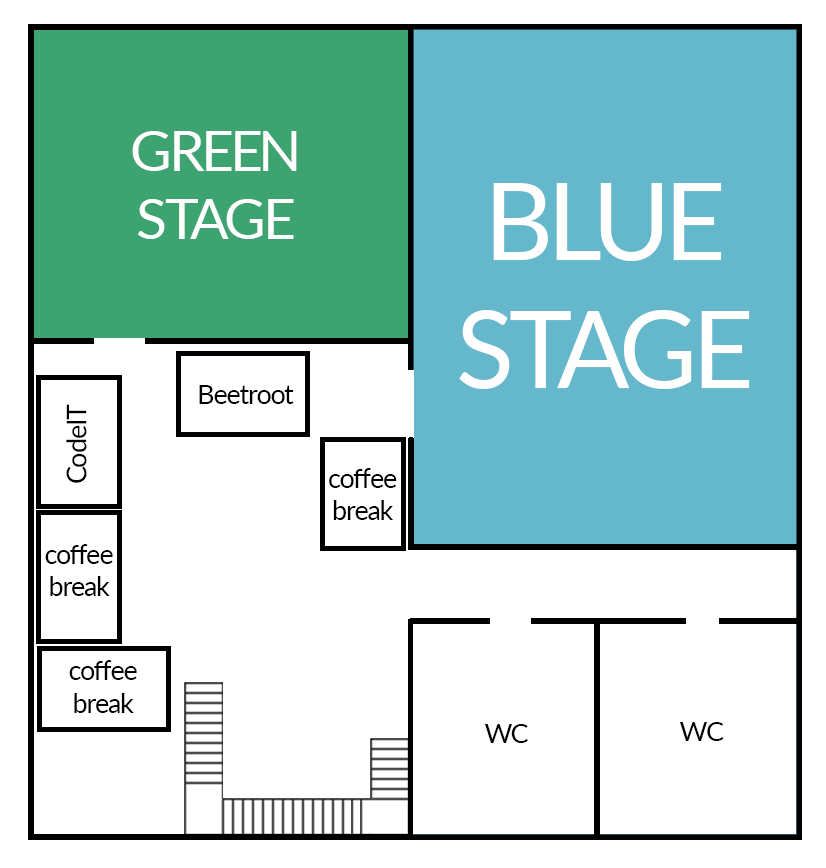
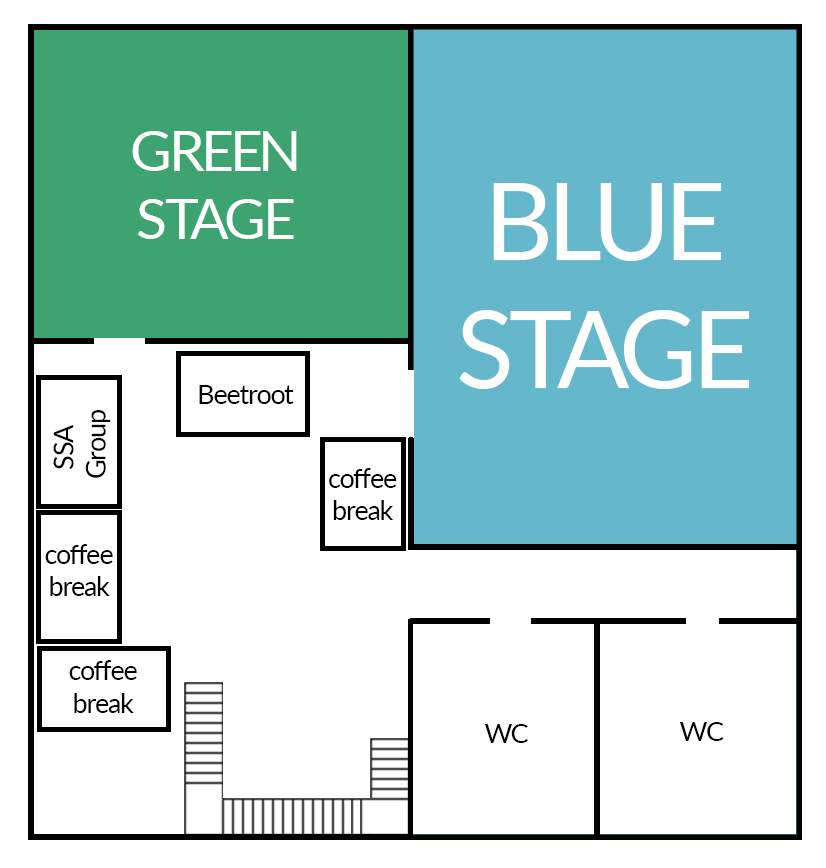
The second 826px x 868px image is a revision of the first. Changes to its layers:
renamed "CodeIT" to "SSA Group", painted on it over [53, 404, 111, 483]
